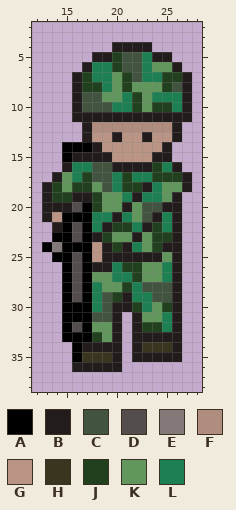
Pixel-art sprite: project/assets/soldier_1_m16_idle_front.png. Above is the file before it was changed.
The file is 42x42 pixels. Shown: x 12..28, y 2..38.
Palette (. is transparent): A #000000  B #221c1c  C #425340  D #534d4d  E #847979  F #af8c7d  G #ba9585  H #39351f  J #21411e  K #61975c  L #1d8052
Pixels before, first column x 13:
 4 .......BBBB....
 5 .....BBJCCLBB..
 6 ....BLLJCCLKKB.
 7 ...BJLLKJCLLJJB
 8 ...BJJLKJKKKJCB
 9 ...BCCKKLJKLLLB
10 ...BCCCLLJKJJLB
11 ...BBBBBBBBBBBB
12 ....BFFFFFFFFB.
13 ....BGGBGGBGGB.
14 ..AAABGGGGGGB..
15 ..ABBBBGGGGBB..
16 ..BLLCCBBBBJLB.
17 .BKLJCCLJLLJJJB
18 BJKJJKCLJJBLKKB
19 BJJBBJKKLBLLKB.
20 BBBDAJKKBKCCBB.
21 BGAAALLBLKCBLB.
22 .BADALBJJLBJLB.
23 .AADABJKKBKJJB.
24 AEAAAGBJBLKJBB.
25 .AADAGBBBBBBKB.
26 ..ADABBLJJKKLB.
27 ..ADAKKLLJKKLB.
28 ..ADALKKJLCCCB.
29 ..ADALCJBLLCCB.
30 ..AAALCBBJLKJB.
31 ..AAACCB.BKKLB.
32 ..ADAKKB.BJJLB.
33 ..AAAJKB.BBBBB.
34 ...ABBBB.BHHHB.
35 ...AHHHB.BBBBB.
36 ...BBBBB.......
Now the later version:
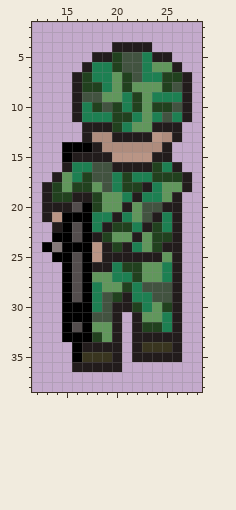
Commit: add running front spritesheet
Changes in this commit:
The edit turns colour F into colour B in row 12 at x 18 to 19 and 24 to 25.
The edit turns colour G into colour B in row 13 at x 21 to 22.
The edit turns colour B into colour C in row 11 at x 25.
The edit turns colour L into colour C in row 10 at x 26.
The edit turns colour G into colour F in row 13 at x 18 to 19 and 25; in row 14 at x 19 to 24.
The edit turns colour B into colour J in row 11 at x 20 to 21.
The edit turns colour C into colour J in row 10 at x 18.
The edit turns colour F into colour J in row 12 at x 20.
The edit turns colour L into colour J in row 10 at x 20.
The edit turns colour B into colour K in row 11 at x 23.
The edit turns colour F into colour K in row 12 at x 22 to 23.
The edit turns colour B into colour L in row 11 at x 17 to 19, 22, 24 and 26.
The edit turns colour C into colour L in row 10 at x 17.
The edit turns colour F into colour L in row 12 at x 21.
Boxes around the changes in both pictures, in picture pixels (x1, y1, x2, y2):
changed: (82, 102, 182, 152)
